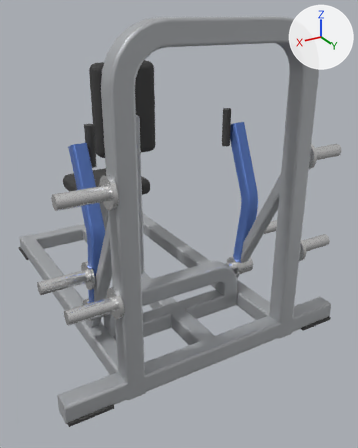
One commit to the glTF model catalogs/ludus/models/LD-A011/model.glb: the scene before it, then after it.
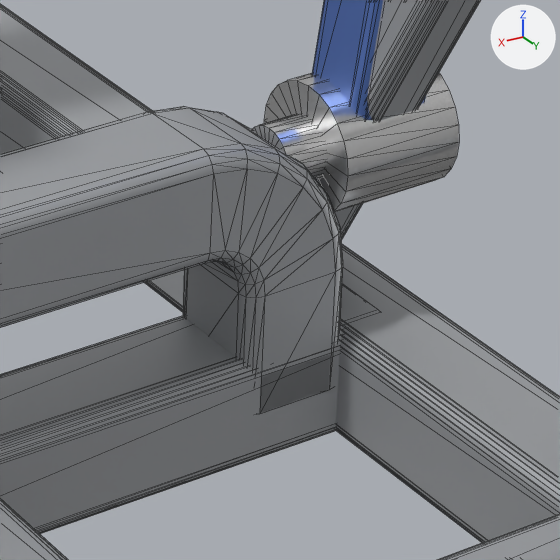
The first picture shows the older version from a 50 mm lens placed at (0.973, 2.053, 1.317), pointed at (-0.134, 0.208, 0.395). The close-ups show the older and then the newer version on the part from 53% to 75% of the width and 55% to 72% of the height of that picture. Only the edits that show in the close-ups are written down. Arrows for +X, +Y and +Z are at upper right; the lights stay in place. The close-ups show mesh edges as thin lines. Where no turn or scale is listed for an object, it has been applied to the vertices.

Before the edit, the objects in view are built like this:
```python
me_mesh_0 = bpy.data.meshes.new('Mesh_0')
me_mesh_0.from_pydata(...)  # 56 vertices, 108 faces; spans x -0.04..0.04, y -0.04..0.04, z -0.5..0.5
me_mesh_0.materials.append(mat_frame)  # grey #b4b7ba
me_mesh_10 = bpy.data.meshes.new('Mesh_10')
me_mesh_10.from_pydata(...)  # 256 vertices, 508 faces; spans x -0.33..0.33, y 0.68..0.76, z 0.04..0.24
me_mesh_10.materials.append(mat_frame)  # grey #b4b7ba
me_mesh_12 = bpy.data.meshes.new('Mesh_12')
me_mesh_12.from_pydata(...)  # 56 vertices, 108 faces; spans x -0.025..0.025, y -0.025..0.025, z -0.5..0.5
me_mesh_12.materials.append(mat_frame)  # grey #b4b7ba
ob_arch_tube = bpy.data.objects.new('arch_tube', me_mesh_10)
ob_arch_tube.location = (0.0, -0.3307, 0.0)
ob_mesh_0_004 = bpy.data.objects.new('Mesh_0.004', me_mesh_0)
ob_mesh_0_004.parent = ob_base
ob_mesh_0_004.location = (0.0, 0.0, 0.04)
ob_mesh_0_004.rotation_euler = (-1.571, 0.0, 3.142)  # degrees (-90, 0, 180)
ob_mesh_0_004.scale = (1.0, 1.0, 1.4)
ob_mesh_12 = bpy.data.objects.new('Mesh_12', me_mesh_12)
ob_mesh_12.parent = ob_frame
ob_mesh_12.location = (0.365, -0.826, 0.41)
ob_mesh_12.rotation_euler = (-2.646, 0.0, 0.0)  # degrees (-152, 0, 0)
ob_mesh_12.scale = (1.0, 1.0, 0.841)
# also in view: 'Mesh_4.004' at (-0.313, 0.389, 0.2); 'Mesh_0.002' at (0.0, 0.695, 0.04); 'arm_right_hub' at (-0.365, 0.389, 0.2); 'Mesh_0.005' at (0.0, 0.389, 0.04); 'Mesh_0' at (-0.365, -0.005, 0.04)
```
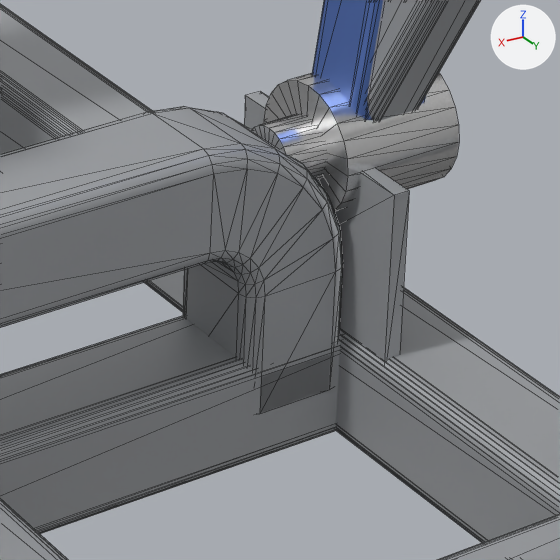
Boxes [x1, y1, x2, y2] around the edits, measured in the close-ups (560 x 560 px):
'gusset', added
    after: [244, 91, 409, 363]

Edits to the bpy script that builds the scene:
```text
Add me_mesh_11_1:
    me_mesh_11_1.from_pydata(...)  # a box spanning x -0.5..0.5, y -0.5..0.5, z -0.5..0.5
    me_mesh_11_1.materials.append(mat_frame)  # grey #b4b7ba
Add ob_gusset:
    ob_gusset = bpy.data.objects.new('gusset', me_mesh_11_1)
    ob_gusset.parent = ob_arm_support
    ob_gusset.location = (0.336, -0.72, 0.13)
    ob_gusset.scale = (0.012, 0.16, 0.14)
```
